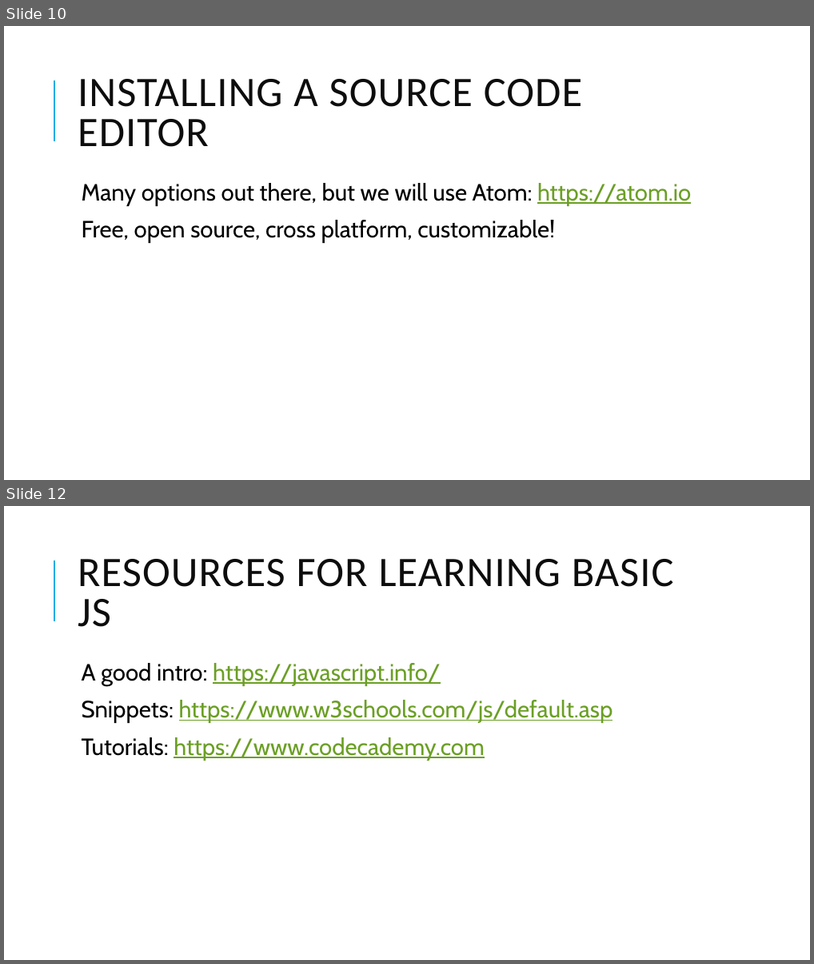
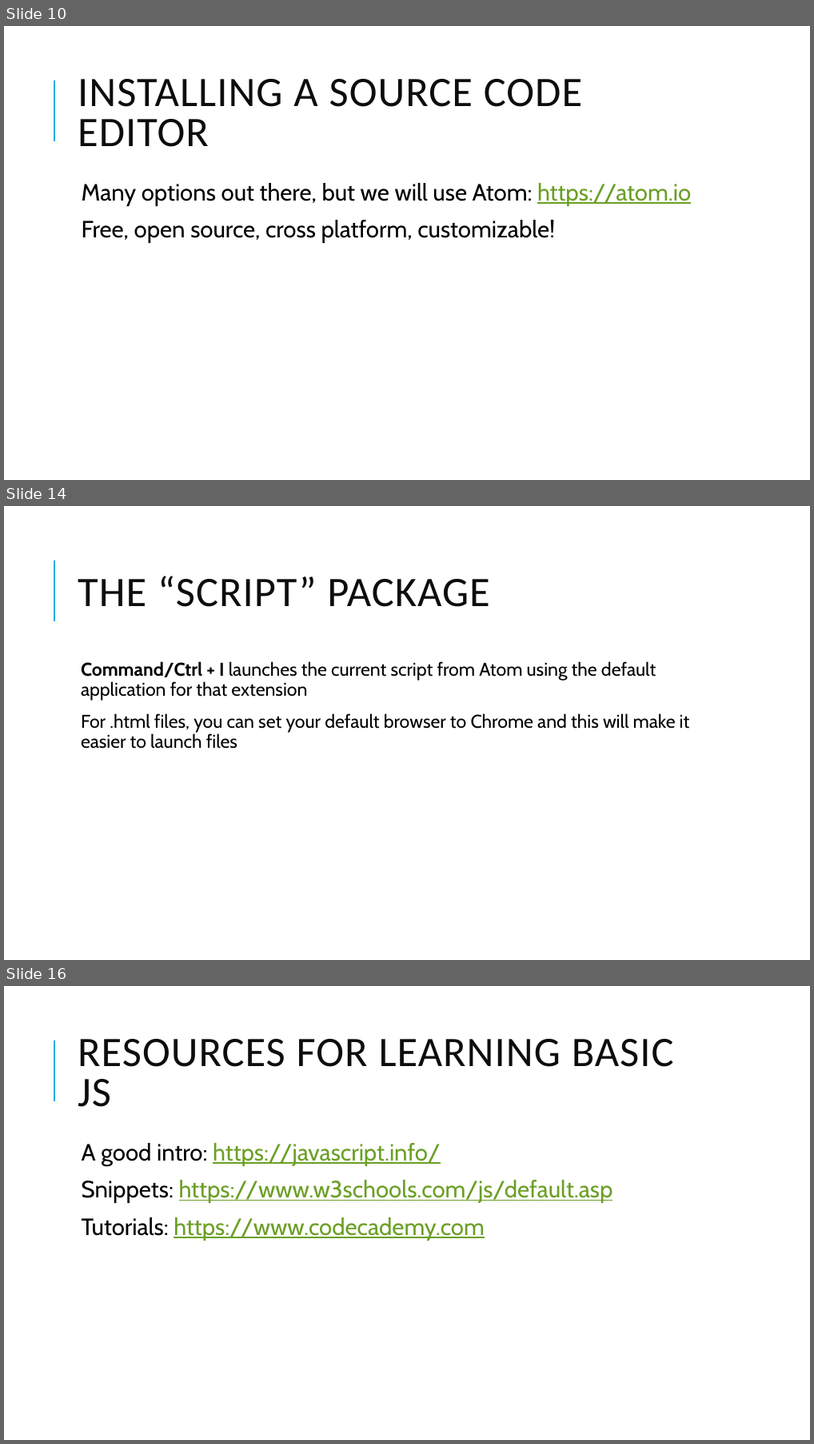
Before and after one commit to dreamerie/jspsych-tutorials, a slide deck: Week1-Introduction.pptx. Shown one above the other, each under a label of ours: slides 10 and 12 before the commit, slides 10, 14 and 16 after it; the slides between them are not shown. The pictures are 814x964 and 814x1444 pixels, drawn with LibreOffice and Linux fonts; fonts in the diff are those of the drawing. Boxes give left, top, right and bottom in pixels: in the first picture for what was removed or moved away, otherwise in the second. Text is boxed around its words. In the diff, an @@ line names an element or a change of style, - is before the commit and + after.

```diff
--- a/Week1-Introduction.pptx
+++ b/Week1-Introduction.pptx
@@ slide 14 added at (x1=4, y1=506, x2=810, y2=960), background #FFFFFF; not listed: 1 template element that a slide beside it also shows @@
@@ title added at (x1=78, y1=576, x2=490, y2=607), 50 pt, text #0D0D0D @@
+THE “SCRIPT” PACKAGE
@@ text added at (x1=81, y1=661, x2=690, y2=748), 22 pt, text #000000 @@
+  Command/Ctrl + I launches the current script from Atom using the default application for that extension
+  For .html files, you can set your default browser to Chrome and this will make it easier to launch files
@@ what was slide 12 is now slide 16 @@
```
Also in this commit, not shown: 3 other slides added, 10 other files.
